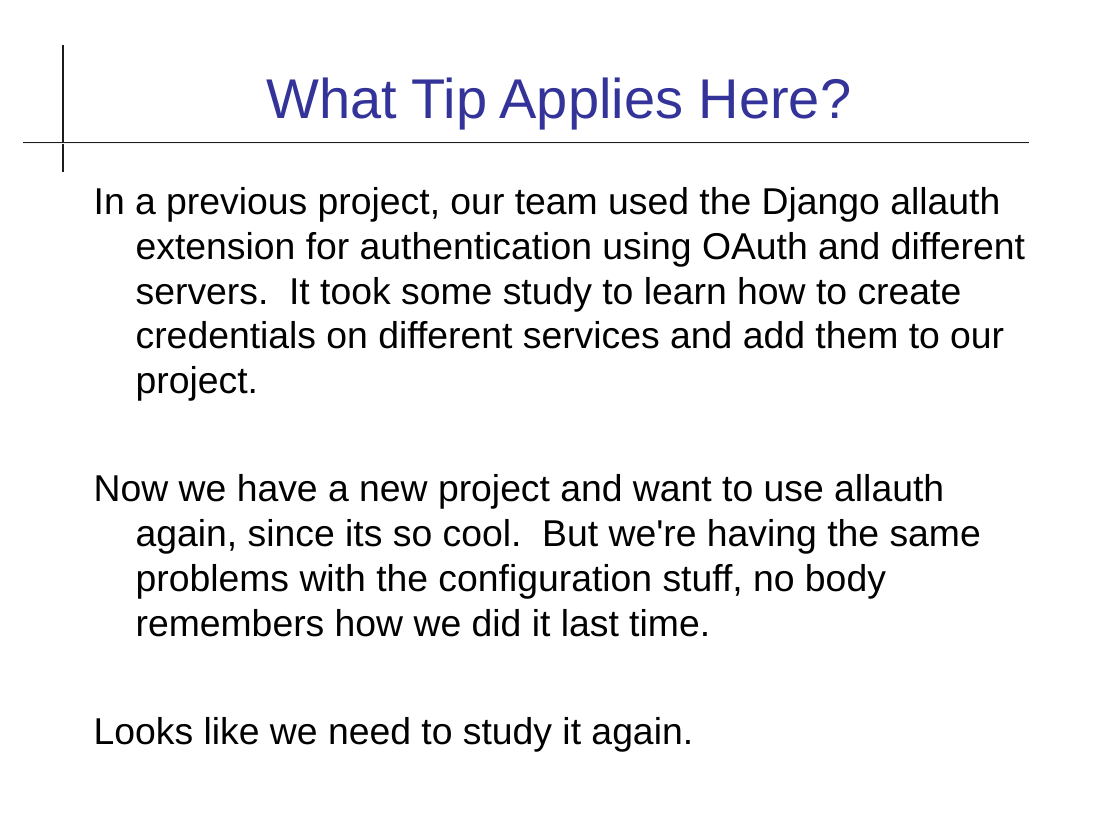
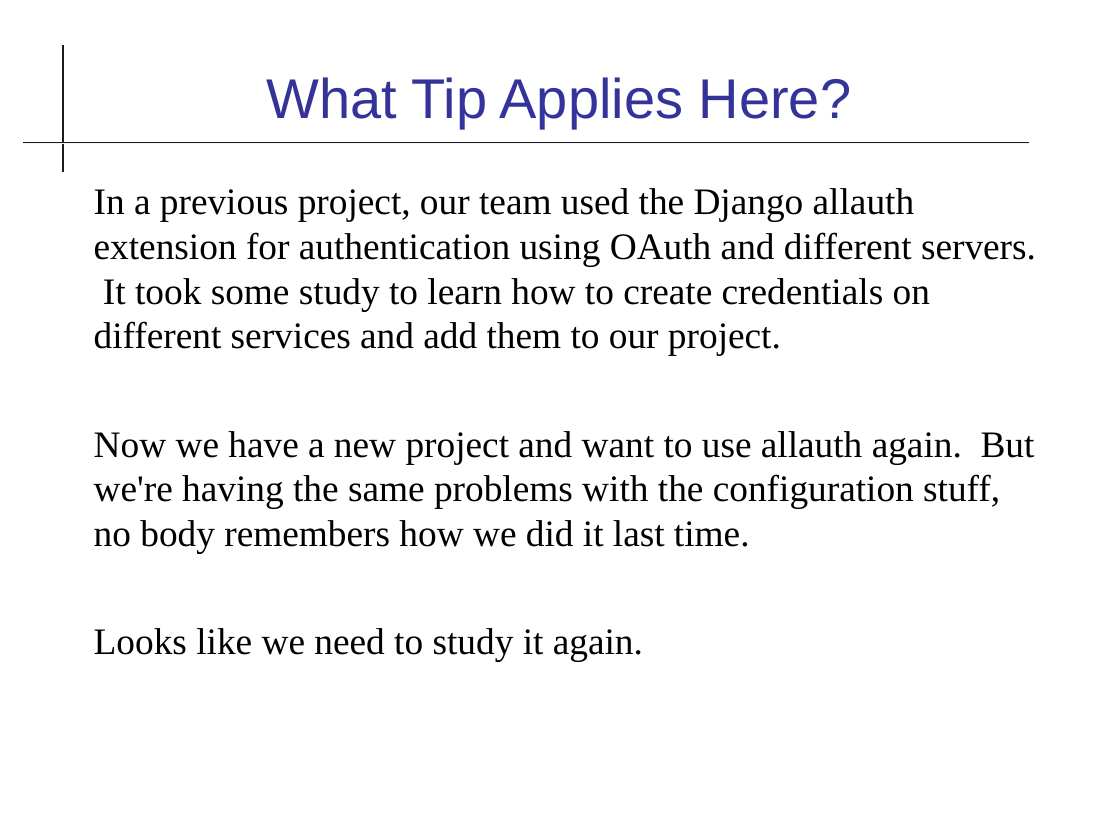
Before and after one commit to cpske/ISP, a slide deck: slide 7 of review/Review-2019.odp. Drawn at 1120x840 pixels with LibreOffice and Linux fonts; fonts in the diff are those of the drawing. Boxes give left, top, right and bottom in pixels: in the first picture for what was removed or moved away, otherwise in the second. Text is boxed around its words. In the diff, an @@ line names an element or a change of style, - is before the commit and + after.

```diff
--- a/review/Review-2019.odp
+++ b/review/Review-2019.odp
@@ text at bbox=[94, 188, 1036, 662]: font Arial to Times New Roman in "In a previous project, our team used ...", "Looks like we need to study it ..."; indent changed @@
@@ text at bbox=[94, 431, 1035, 553]: text changed; font Arial to Times New Roman @@
-Now we have a new project and want to use allauth again, since its so cool. But we're having the same problems with the configuration stuff, no body remembers how we did it last time.
+Now we have a new project and want to use allauth again. But we're having the same problems with the configuration stuff, no body remembers how we did it last time.
```
Also in this commit, not shown: 6 other slides changed, 6 other files.
